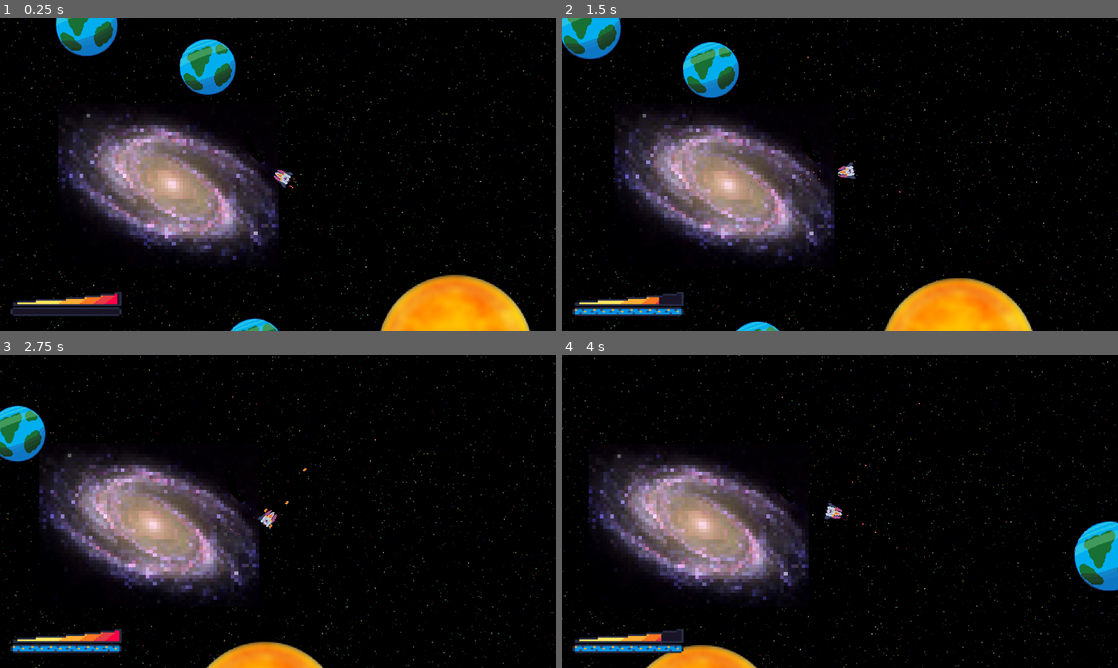
Above: before the commit, frames 1-4 (two rows, left to right).
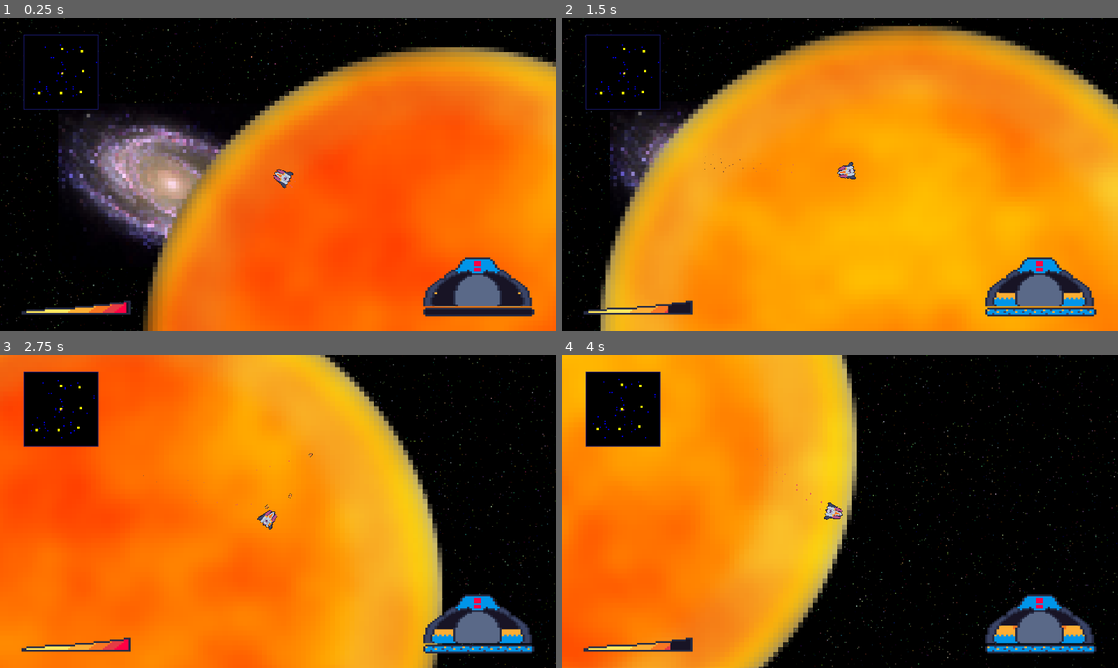
Above: after the commit, the same moments.

Repository: AdithaD/hyper-space-man-dx
Game: Godot game, scene res://main.tscn
The game is run twice, just before and just after one commit, with the same random seed, the same clock (stepped at 60 frames per second) and the same inputs.
Inputs (mouse positions are in pixels of both pictures, inside the frame that each line leads up to):
- Up to frame 1 (0.25 s): no input
- Up to frame 2 (1.5 s): move the mouse to (962, 158) at 0.52 s; hold Right mouse button (accelerate) 0.53-1.28 s; move the mouse to (728, 190) at 1.27 s; right-click (728, 190) at 1.35 s
- Up to frame 3 (2.75 s): move the mouse to (333, 442) at 2.02 s; press the mouse at (333, 442) at 2.03 s; right-click (333, 442) at 2.3 s
- Up to frame 4 (4 s): move the mouse to (812, 574) at 2.77 s; release the mouse at (812, 574) at 2.78 s; right-click (812, 574) at 2.85 s; move the mouse to (1006, 558) at 3.52 s; hold Right mouse button (accelerate) from 3.53 s (still down)

The runs differ from the first frame. In frame 1, 60% of the frame differs, in the area x 0-100%, y 0-100%; in frame 2, 79%; in frame 3, 75%; in frame 4, 51%.

Commit message:
over speed and minimap

Diff:
--- /dev/null
+++ b/LimitedTextureProgressBar.gd
@@ -0,0 +1,6 @@
+extends TextureProgressBar
+
+@export var limit = 64
+
+func set_ratio(new_ratio: float):
+	value = limit * new_ratio
--- a/gui.gd
+++ b/gui.gd
@@ -1,12 +1,23 @@
 extends Control
 
+@export var player : Player
 
+func _ready() -> void:
+	player.ship_engine.engine_burned.connect(_on_player_engine_burned)
 
-func _on_player_fuel_changed(_new_amount: int, ratio: float) -> void:
+func _on_player_engine_burned(_new_amount: int, ratio: float) -> void:
 	%FuelGauge.ratio = ratio
-	pass # Replace with function body.
-
 
 func _on_player_heat_changed(_new_amount: int, ratio: float) -> void:
 	%WeaponHeatGauge.ratio = ratio
-	pass # Replace with function body.
+
+func _physics_process(delta: float) -> void:
+	var speed_ratio = player.velocity.length() / player.max_speed
+	%SpeedGauge.set_ratio(speed_ratio)
+
+	if speed_ratio > 1.0:
+		if not $WarningSound.playing:
+			$WarningSound.play()
+	else:
+		if $WarningSound.playing:
+			$WarningSound.stop()
--- a/main.tscn
+++ b/main.tscn
@@ -1,10 +1,16 @@
-[gd_scene load_steps=12 format=3 uid="uid://bpcm5e32ovatf"]
+[gd_scene load_steps=21 format=3 uid="uid://bpcm5e32ovatf"]
 
 [ext_resource type="PackedScene" uid="uid://8lrhxnd33lcm" path="res://world/world.tscn" id="1_534u6"]
+[ext_resource type="Script" path="res://world/world.gd" id="2_mbc0m"]
 [ext_resource type="PackedScene" uid="uid://b5324c2o2kjct" path="res://player/player.tscn" id="2_xc4b4"]
 [ext_resource type="Texture2D" uid="uid://bt20iu0kp3cqw" path="res://gui/heat_bar/engine_heat_bar.png" id="3_1t8rx"]
 [ext_resource type="Script" path="res://gui.gd" id="3_t8cht"]
 [ext_resource type="Texture2D" uid="uid://wek4uypm10mf" path="res://gui/heat_bar/fuel_bar.png" id="4_asr30"]
+[ext_resource type="Texture2D" uid="uid://d38dv578bew6h" path="res://gui/heat_bar/speed_bar.png" id="7_o2d8a"]
+[ext_resource type="Script" path="res://LimitedTextureProgressBar.gd" id="8_66gcj"]
+[ext_resource type="AudioStream" uid="uid://dy00nbcu3gtxy" path="res://player/over_speed.wav" id="8_pmg8h"]
+[ext_resource type="Script" path="res://minimap.gd" id="10_rbyyy"]
+[ext_resource type="Script" path="res://minimap_draw.gd" id="11_l3mgi"]
 
 [sub_resource type="AtlasTexture" id="AtlasTexture_vj1n4"]
 atlas = ExtResource("3_1t8rx")
@@ -17,6 +23,18 @@
 [sub_resource type="AtlasTexture" id="AtlasTexture_282ky"]
 atlas = ExtResource("3_1t8rx")
 region = Rect2(0, 16, 48, 8)
+
+[sub_resource type="AtlasTexture" id="AtlasTexture_xpoag"]
+atlas = ExtResource("7_o2d8a")
+region = Rect2(0, 32, 48, 32)
+
+[sub_resource type="AtlasTexture" id="AtlasTexture_6yt8d"]
+atlas = ExtResource("7_o2d8a")
+region = Rect2(0, 0, 48, 32)
+
+[sub_resource type="AtlasTexture" id="AtlasTexture_hmya6"]
+atlas = ExtResource("7_o2d8a")
+region = Rect2(0, 64, 48, 32)
 
 [sub_resource type="AtlasTexture" id="AtlasTexture_3civj"]
 atlas = ExtResource("4_asr30")
@@ -33,14 +51,18 @@
 [node name="Main" type="Node"]
 
 [node name="World" parent="." instance=ExtResource("1_534u6")]
+script = ExtResource("2_mbc0m")
+maximum_gravity = 240.0
 
-[node name="Player" parent="." node_paths=PackedStringArray("cannon_points") instance=ExtResource("2_xc4b4")]
+[node name="Player" parent="." node_paths=PackedStringArray("world", "cannon_points") instance=ExtResource("2_xc4b4")]
 motion_mode = 1
+world = NodePath("../World")
+max_speed = 1500.0
 cannon_points = [NodePath("CannonPoint1"), NodePath("CannonPoint2")]
 
 [node name="CanvasLayer" type="CanvasLayer" parent="."]
 
-[node name="GUI" type="Control" parent="CanvasLayer"]
+[node name="GUI" type="Control" parent="CanvasLayer" node_paths=PackedStringArray("player")]
 layout_mode = 3
 anchors_preset = 15
 anchor_right = 1.0
@@ -48,38 +70,57 @@
 grow_horizontal = 2
 grow_vertical = 2
 script = ExtResource("3_t8cht")
+player = NodePath("../../Player")
 
-[node name="Control" type="Control" parent="CanvasLayer/GUI"]
+[node name="WarningSound" type="AudioStreamPlayer" parent="CanvasLayer/GUI"]
+stream = ExtResource("8_pmg8h")
+
+[node name="WeaponHeatGauge" type="TextureProgressBar" parent="CanvasLayer/GUI"]
+unique_name_in_owner = true
+custom_minimum_size = Vector2(384, 48)
 layout_mode = 1
 anchors_preset = 2
 anchor_top = 1.0
 anchor_bottom = 1.0
-offset_left = 36.0
-offset_top = -134.0
-offset_right = 420.0
-offset_bottom = -52.0
+offset_left = 67.0
+offset_top = -104.0
+offset_right = 451.0
+offset_bottom = -56.0
 grow_vertical = 0
-
-[node name="VBoxContainer" type="VBoxContainer" parent="CanvasLayer/GUI/Control"]
-layout_mode = 1
-anchors_preset = 2
-anchor_top = 1.0
-anchor_bottom = 1.0
-offset_top = -82.0
-offset_right = 384.0
-grow_vertical = 0
-
-[node name="WeaponHeatGauge" type="TextureProgressBar" parent="CanvasLayer/GUI/Control/VBoxContainer"]
-unique_name_in_owner = true
-custom_minimum_size = Vector2(384, 48)
-layout_mode = 2
 size_flags_horizontal = 0
 nine_patch_stretch = true
 texture_under = SubResource("AtlasTexture_vj1n4")
 texture_over = SubResource("AtlasTexture_ftqa5")
 texture_progress = SubResource("AtlasTexture_282ky")
 
-[node name="FuelGauge" type="TextureProgressBar" parent="CanvasLayer/GUI/Control/VBoxContainer"]
+[node name="VBoxContainer" type="VBoxContainer" parent="CanvasLayer/GUI"]
+layout_mode = 1
+anchors_preset = 3
+anchor_left = 1.0
+anchor_top = 1.0
+anchor_right = 1.0
+anchor_bottom = 1.0
+offset_left = -459.0
+offset_top = -277.0
+offset_right = -75.0
+offset_bottom = -51.0
+grow_horizontal = 0
+grow_vertical = 0
+
+[node name="SpeedGauge" type="TextureProgressBar" parent="CanvasLayer/GUI/VBoxContainer"]
+unique_name_in_owner = true
+custom_minimum_size = Vector2(288, 192)
+layout_mode = 2
+value = 64.0
+rounded = true
+fill_mode = 3
+nine_patch_stretch = true
+texture_under = SubResource("AtlasTexture_xpoag")
+texture_over = SubResource("AtlasTexture_6yt8d")
+texture_progress = SubResource("AtlasTexture_hmya6")
+script = ExtResource("8_66gcj")
+
+[node name="FuelGauge" type="TextureProgressBar" parent="CanvasLayer/GUI/VBoxContainer"]
 unique_name_in_owner = true
 custom_minimum_size = Vector2(0, 30)
 layout_mode = 2
@@ -88,5 +129,33 @@
 texture_over = SubResource("AtlasTexture_tuw8f")
 texture_progress = SubResource("AtlasTexture_8qcth")
 
-[connection signal="fuel_changed" from="Player" to="CanvasLayer/GUI" method="_on_player_fuel_changed"]
+[node name="SubViewportContainer" type="SubViewportContainer" parent="CanvasLayer/GUI"]
+visible = false
+layout_mode = 0
+offset_left = 83.0
+offset_top = 59.0
+offset_right = 337.0
+offset_bottom = 313.0
+
+[node name="SubViewport" type="SubViewport" parent="CanvasLayer/GUI/SubViewportContainer" node_paths=PackedStringArray("world", "player")]
+handle_input_locally = false
+render_target_update_mode = 0
+script = ExtResource("10_rbyyy")
+world = NodePath("../../../../World")
+player = NodePath("../../../../Player")
+
+[node name="Camera2D" type="Camera2D" parent="CanvasLayer/GUI/SubViewportContainer/SubViewport"]
+zoom = Vector2(0.01, 0.01)
+
+[node name="Minimap" type="Control" parent="CanvasLayer/GUI" node_paths=PackedStringArray("player")]
+anchors_preset = 0
+offset_left = 83.0
+offset_top = 59.0
+offset_right = 339.0
+offset_bottom = 315.0
+script = ExtResource("11_l3mgi")
+player = NodePath("../../../Player")
+grid_scale = 512
+grid_size = 64
+
 [connection signal="heat_changed" from="Player" to="CanvasLayer/GUI" method="_on_player_heat_changed"]
--- /dev/null
+++ b/minimap.gd
@@ -0,0 +1,13 @@
+extends SubViewport
+
+@export var world : World
+@export var player : Player
+
+@export var scale : float = 1.0
+
+func _ready() -> void:
+	world_2d = world.get_world_2d()
+
+func _physics_process(delta: float) -> void:
+	$Camera2D.global_position = player.global_position
+	pass
--- /dev/null
+++ b/minimap_draw.gd
@@ -0,0 +1,64 @@
+extends Control
+
+enum TILE {
+	PLAYER, PLANET, SUN, EMPTY
+}
+
+@export var player : Player
+
+@export var sun_size = 1024
+@export var grid_scale := 1024
+@export var grid_size := 10
+
+@onready var planets = get_tree().get_nodes_in_group("planet")
+@onready var suns  = get_tree().get_nodes_in_group("sun")
+
+var last_draw_position = Vector2i()
+
+func _physics_process(delta: float) -> void:
+	var player_pos = Vector2i(player.global_position / grid_scale)
+	if player_pos != last_draw_position:
+		last_draw_position = player_pos
+		planets = get_tree().get_nodes_in_group("planet")
+		suns  = get_tree().get_nodes_in_group("sun")
+		queue_redraw()
+
+func _draw() -> void:
+	var actual_size = size.x / grid_size
+
+	var grid = []
+	grid.resize(grid_size * grid_size)
+	grid.fill(TILE.EMPTY)
+
+
+	draw_rect(Rect2(Vector2(), size), Color.BLACK)
+	draw_rect(Rect2(Vector2(), size), Color.MIDNIGHT_BLUE, false, 2.0)
+
+	var _planets = planets.filter(func(x): return x.global_position.distance_to(player.global_position) < grid_scale * grid_size / 2) \
+							.map(func(x): return Vector2i((x.global_position - player.global_position) / grid_scale))
+
+	for p in _planets:
+		var i = (p.y + grid_size / 2)
+		var j = (p.x + grid_size / 2)
+		var index =  i * grid_size + j
+
+		draw_rect(Rect2(Vector2(j,i) * actual_size, Vector2(actual_size, actual_size)), Color.BLUE)
+		grid[index] = TILE.PLANET
+
+	var _suns = suns.filter(func(x): return x.global_position.distance_to(player.global_position) < grid_scale * grid_size / 2) \
+							.map(func(x): return Vector2i((x.global_position - player.global_position) / grid_scale))
+
+	for s in _suns:
+		var i = (s.y + grid_size / 2)
+		var j = (s.x + grid_size / 2)
+		var index =  i * grid_size + j
+		grid[index] = TILE.SUN
+
+		var _i = clamp(i - 1, 0, grid_size - 1)
+		var _j = clamp(j - 1, 0, grid_size - 1)
+		var sun_grid_size = max(1, sun_size / grid_scale)
+		draw_rect(Rect2(Vector2(_j, _i) * actual_size, Vector2(actual_size * sun_grid_size, actual_size * sun_grid_size)), Color.YELLOW)
+
+
+
+	draw_rect(Rect2(Vector2(grid_size / 2, grid_size / 2) * actual_size, Vector2(actual_size, actual_size)), Color.PURPLE)
--- a/player/engine_particle_process_material.tres
+++ b/player/engine_particle_process_material.tres
@@ -18,7 +18,6 @@
 particle_flag_disable_z = true
 angle_min = -59.1
 angle_max = 22.9
-inherit_velocity_ratio = 0.464
 direction = Vector3(-1, 0, 0)
 spread = 10.0
 initial_velocity_min = 86.05
--- a/player/player.gd
+++ b/player/player.gd
@@ -1,20 +1,19 @@
 extends CharacterBody2D
+class_name Player
 
 const SHOT = preload("res://player/shot.tscn")
 
 signal acceleration_changed(state:bool)
 
-signal fuel_changed(new_amount: int)
 signal heat_changed(new_amount: int)
 
-@export var acceleration := 500.0
+@export var world: World
+
+@export var ship_engine : ShipEngine
 @export var max_speed := 500.0
 @export var drag := 10.0
 
 @export var cannon_points : Array[Node2D] = []
-
-@export var maximum_fuel : float = 100.0
-@export var fuel_cost_per_second = 1.0
 
 @export var maximum_heat : float = 100.0
 @export var heat_drain_per_second = 15.0
@@ -27,11 +26,6 @@
 
 # State
 var is_mining := false
-
-@onready var current_fuel = maximum_fuel:
-	set(value):
-		current_fuel = value
-		fuel_changed.emit(current_fuel, current_fuel / maximum_fuel)
 
 @onready var heat = 100:
 	set(value):
@@ -52,8 +46,6 @@
 				$Camera2D.add_trauma(1.0)
 				$EngineJoltSound.play()
 
-			print("setting")
-
 func _ready() -> void:
 	$HeatCooloffTimer.wait_time = maximum_heat / heat_drain_per_second
 
@@ -73,16 +65,21 @@
 	if not is_zero_approx(heat):
 		heat -= min(heat, heat_drain_per_second * delta)
 
+	if world:
+		var gravity = world.get_gravity(global_position)
+		velocity += gravity * delta
+
+	if velocity.length() > max_speed:
+		$Camera2D.add_trauma(1.0 * delta)
+
 	look_at(get_global_mouse_position())
 	move_and_slide()
 
 func accelerate(delta):
 	var dir = (get_global_mouse_position() - global_position).normalized()
-	velocity += dir * acceleration * delta
-	velocity = velocity.limit_length(max_speed)
-
-	current_fuel -= fuel_cost_per_second * delta
-	#change_fuel(-fuel_cost)
+	var thrust = ship_engine.burn(delta, dir)
+	print(thrust)
+	velocity += thrust
 
 func shoot():
 	# select cannon point
--- a/player/player.tscn
+++ b/player/player.tscn
@@ -1,13 +1,21 @@
-[gd_scene load_steps=11 format=3 uid="uid://b5324c2o2kjct"]
+[gd_scene load_steps=13 format=3 uid="uid://b5324c2o2kjct"]
 
 [ext_resource type="Texture2D" uid="uid://dvqjx7kgltby" path="res://player/player.png" id="1_jem3x"]
 [ext_resource type="Script" path="res://player/player.gd" id="1_utgdb"]
 [ext_resource type="Material" uid="uid://c1nu5ip1icxal" path="res://player/engine_particle_process_material.tres" id="2_i7ooq"]
+[ext_resource type="Script" path="res://player/ship_engine.gd" id="2_sgfqe"]
 [ext_resource type="Script" path="res://player/player_camera.gd" id="4_hr172"]
 [ext_resource type="AudioStream" uid="uid://bysiyxxx3rsfd" path="res://player/engine_jolt.wav" id="5_cpwju"]
 [ext_resource type="AudioStream" uid="uid://btxvctrvs0t02" path="res://player/engine_sustain.wav" id="6_fatdb"]
 [ext_resource type="AudioStream" uid="uid://dja57jk2rq1h1" path="res://player/cooloff.wav" id="6_ygi07"]
 [ext_resource type="AudioStream" uid="uid://fxdxno4scui3" path="res://player/cannon_shot.wav" id="7_q38qb"]
+
+[sub_resource type="Resource" id="Resource_84uqs"]
+script = ExtResource("2_sgfqe")
+exhaust_velocity = 100000.0
+dry_mass = 50.0
+fuel_capacity = 100.0
+mass_flow_rate = 1.0
 
 [sub_resource type="CapsuleShape2D" id="CapsuleShape2D_t7nkm"]
 radius = 22.0
@@ -17,6 +25,7 @@
 
 [node name="Player" type="CharacterBody2D" node_paths=PackedStringArray("cannon_points")]
 script = ExtResource("1_utgdb")
+ship_engine = SubResource("Resource_84uqs")
 cannon_points = [NodePath("CannonPoint1"), NodePath("CannonPoint2")]
 
 [node name="EngineParticles1" type="GPUParticles2D" parent="."]
@@ -57,7 +66,7 @@
 [node name="EngineSustainSound" type="AudioStreamPlayer2D" parent="."]
 stream = ExtResource("6_fatdb")
 
-[node name="CannonCooloffSound" type="AudioStreamPlayer2D" parent="."]
+[node name="CannonCooloffSound" type="AudioStreamPlayer2D" parent="." groups=["player"]]
 stream = ExtResource("6_ygi07")
 
 [node name="CannonShotSound" type="AudioStreamPlayer2D" parent="."]
--- /dev/null
+++ b/player/ship_engine.gd
@@ -0,0 +1,35 @@
+extends Resource
+class_name ShipEngine
+
+signal engine_burned(current_fuel : float, fuel_ratio : float)
+
+@export var exhaust_velocity := 1.0
+
+@export var dry_mass := 5.0
+# fuel weight in kilos
+@export var fuel_capacity : float = 100.0
+
+@export var mass_flow_rate : float = 1.0
+
+var current_fuel := 0.0:
+	set(value):
+		current_fuel = clamp(value, 0, fuel_capacity)
+
+func _init(p_exhaust_velocity : float = 1.0, p_mass_flow_rate : float = 1.0, p_dry_mass : float = 5.0, p_fuel_capacity : float = 100.0) -> void:
+	exhaust_velocity = p_exhaust_velocity
+	dry_mass = p_dry_mass
+	fuel_capacity = p_fuel_capacity
+	mass_flow_rate = p_mass_flow_rate
+
+	current_fuel = fuel_capacity
+
+# conservation of momentum
+func burn(delta: float, direction: Vector2) -> Vector2:
+	var amount_of_mass_expelled := clampf(mass_flow_rate * delta, 0.0, current_fuel)
+
+	current_fuel -= amount_of_mass_expelled
+
+	var change_in_velocity = amount_of_mass_expelled * exhaust_velocity / (dry_mass + current_fuel)
+
+	engine_burned.emit(current_fuel, current_fuel / fuel_capacity)
+	return change_in_velocity * direction
--- a/project.godot
+++ b/project.godot
@@ -21,6 +21,13 @@
 window/stretch/mode="viewport"
 window/stretch/scale_mode="integer"
 mouse_cursor/custom_image="res://player/crosshair.png"
+
+[global_group]
+
+gravitator=""
+planet=""
+sun=""
+player=""
 
 [input]
 
--- a/world/solar_system/planet.tscn
+++ b/world/solar_system/planet.tscn
@@ -2,7 +2,11 @@
 
 [ext_resource type="Script" path="res://world/solar_system/planet.gd" id="1_ew6kb"]
 
-[node name="Planet" type="Node2D"]
+[node name="Planet" type="Node2D" groups=["gravitator", "planet"]]
 script = ExtResource("1_ew6kb")
+min_animation_speed = 1.0
+max_animation_speed = 1.5
+gravity = 1
 
 [node name="AnimatedSprite2D" type="AnimatedSprite2D" parent="."]
+scale = Vector2(4, 4)
--- a/world/solar_system/planets/sprites/planet00_frames.tres
+++ b/world/solar_system/planets/sprites/planet00_frames.tres
@@ -90,5 +90,5 @@
 }],
 "loop": true,
 "name": &"rotate",
-"speed": 5.0
+"speed": 1.0
 }]
--- a/world/solar_system/solar_system.gd
+++ b/world/solar_system/solar_system.gd
@@ -4,8 +4,8 @@
 @export var planet_sprites: Array[SpriteFrames]
 @export var planet_width : int
 
-@export var planet_min : float
-@export var planet_max : float
+@export var planet_min_scale : float
+@export var planet_max_scale : float
 
 @export var planet_randomness : float
 @export var planet_minerals_mean : float
@@ -19,8 +19,8 @@
 @export var sun_sprites : Array[SpriteFrames]
 @export var sun_width : int
 
-@export var sun_min : float
-@export var sun_max : float
+@export var sun_min_scale : float
+@export var sun_max_scale : float
 
 @export var sun_minerals_mean : float
 @export var sun_minerals_randomness : float
@@ -94,14 +94,14 @@
 
 func spawn_planet(n):
 	var spawn_pos = Vector2(randf_range(-1 * spread, spread), randf_range(-1 * spread, spread))
-	var spawn_grid_pos = (spawn_pos/((planet_width) + (planet_width * planet_randomness))).floor()
+	var spawn_grid_pos = (spawn_pos / ((planet_width) + (planet_width * planet_randomness))).floor()
 	if not planet_grid.has(spawn_grid_pos):
 
 		planet_grid[spawn_grid_pos] = true
 
 		var planet = planet_scene.instantiate()
 		add_child(planet)
-		var planet_scale = randf_range(planet_min, planet_max)
+		var planet_scale = randf_range(planet_min_scale, planet_max_scale)
 		var sprite = planet_sprites[randi()%len(planet_sprites)]
 
 		var amount_of_enemies = int(get_random_from_mean(planet_enemies_mean, planet_enemies_randomness))
@@ -116,7 +116,7 @@
 func spawn_sun():
 	sun = sun_scene.instantiate()
 	add_child(sun)
-	var sun_scale = randf_range(sun_min, sun_max)
+	var sun_scale = randf_range(sun_min_scale, sun_max_scale)
 	var sprite = sun_sprites[randi()%len(sun_sprites)]
 	var amount_of_enemies = int(get_random_from_mean(sun_enemies_mean, sun_enemies_randomness))
 	var amount_of_minerals = int(get_random_from_mean(sun_minerals_mean, sun_minerals_randomness))
--- a/world/solar_system/solar_system_scene.tscn
+++ b/world/solar_system/solar_system_scene.tscn
@@ -10,9 +10,9 @@
 script = ExtResource("1_srxdv")
 planet_scene = ExtResource("4_gk7i6")
 planet_sprites = Array[SpriteFrames]([ExtResource("2_b54y6")])
-planet_width = 128
-planet_min = 1.5
-planet_max = 2.0
+planet_width = 1024
+planet_min_scale = 1.5
+planet_max_scale = 2.0
 planet_randomness = 0.1
 planet_minerals_mean = 100.0
 planet_minerals_randomness = 0.2
@@ -20,9 +20,9 @@
 planet_enemies_randomness = 0.5
 sun_scene = ExtResource("5_nj5xh")
 sun_sprites = Array[SpriteFrames]([ExtResource("2_lm18m")])
-sun_width = 512
-sun_min = 4.0
-sun_max = 5.0
+sun_width = 2048
+sun_min_scale = 4.0
+sun_max_scale = 5.0
 sun_minerals_mean = 750.0
 sun_minerals_randomness = 0.3
 sun_enemies_mean = 5.0
--- a/world/solar_system/solar_system_spawner.gd
+++ b/world/solar_system/solar_system_spawner.gd
@@ -111,7 +111,7 @@
 			sun_grid[[goal_x_grid, goal_y_grid]] = true
 
 func start_spawn():
-	spawn(3, Vector2(1, 0), Vector2(0, 0), 5500)
-	spawn(3, Vector2(-1, 0), Vector2(0, 0),5500)
-	spawn(3, Vector2(0, 1), Vector2(0, 0), 5500)
-	spawn(3, Vector2(0,-1), Vector2(0, 0), 5500)
+	spawn(3, Vector2(1, 0), Vector2(0, 0), grid_size * 4)
+	spawn(3, Vector2(-1, 0), Vector2(0, 0),grid_size * 4)
+	spawn(3, Vector2(0, 1), Vector2(0, 0), grid_size * 4)
+	spawn(3, Vector2(0,-1), Vector2(0, 0), grid_size * 4)
--- a/world/solar_system/space_object.gd
+++ b/world/solar_system/space_object.gd
@@ -5,6 +5,8 @@
 
 @export var tooltip : String
 @export var no_minerals_tooltip : String
+
+@export var gravity = 100
 
 #var enemy = preload("res://Assets/Enemy/_Scenes/Enemy.tscn")
 var spawned_enemies = false
@@ -18,10 +20,13 @@
 @onready var sprite: AnimatedSprite2D = $AnimatedSprite2D
 
 func init(frames : SpriteFrames, amount_of_enemies: int, solar_name: String, minerals: int, new_scale: float = 1):
+
 	sprite.sprite_frames = frames
 	sprite.set_speed_scale(randi_range(min_animation_speed, max_animation_speed))
+
+	sprite.play("rotate")
 	sprite.set_frame(randi() % (sprite.sprite_frames.get_frame_count("rotate")))
-	sprite.play("rotate")
+
 
 	sprite.apply_scale(Vector2(new_scale, new_scale))
 	#$TerminatorSprite.apply_scale(Vector2(scale, scale))
@@ -106,3 +111,6 @@
 
 func get_planet_name():
 	return ""
+
+func get_gravity():
+	return gravity
--- a/world/solar_system/sun.tscn
+++ b/world/solar_system/sun.tscn
@@ -2,7 +2,11 @@
 
 [ext_resource type="Script" path="res://world/solar_system/space_object.gd" id="1_u6t43"]
 
-[node name="Sun" type="Node2D"]
+[node name="Sun" type="Node2D" groups=["gravitator", "sun"]]
 script = ExtResource("1_u6t43")
+min_animation_speed = 1.0
+max_animation_speed = 1.5
+gravity = 8
 
 [node name="AnimatedSprite2D" type="AnimatedSprite2D" parent="."]
+scale = Vector2(4, 4)
--- a/world/solar_system/sun/sprites/sun_frames.tres
+++ b/world/solar_system/sun/sprites/sun_frames.tres
@@ -83,5 +83,5 @@
 }],
 "loop": true,
 "name": &"rotate",
-"speed": 5.0
+"speed": 1.0
 }]
--- /dev/null
+++ b/world/world.gd
@@ -0,0 +1,16 @@
+extends Node2D
+class_name World
+
+@export var gravity_cutoff = 1000
+@export var gravitational_constant = 10000000
+@export var maximum_gravity = 40.0
+
+func get_gravity(origin: Vector2) -> Vector2:
+	return get_tree().get_nodes_in_group("gravitator") \
+		.filter(func(node): return node.global_position.distance_to(origin) < gravity_cutoff) \
+		.map(func(node): return _newtonian_gravity(origin, node.global_position, node.get_gravity())) \
+		.reduce(func(acc, x): return acc + x, Vector2.ZERO) \
+		.limit_length(maximum_gravity)
+
+func _newtonian_gravity(origin: Vector2, gravitator_position: Vector2, strength: float) -> Vector2:
+	return origin.direction_to(gravitator_position) * ((gravitational_constant * strength) / max(10, origin.distance_squared_to(gravitator_position)))
--- a/world/world.tscn
+++ b/world/world.tscn
@@ -14,14 +14,14 @@
 scale = Vector2(2, 2)
 texture = ExtResource("1_t7s4i")
 
-[node name="SolarSystems" type="Node2D" parent="."]
+[node name="SolarSystemSpawner" type="Node2D" parent="."]
 script = ExtResource("2_kkegu")
 solar_system_scene = ExtResource("3_re62x")
-grid_size = 1250
-min_distance = 6000
-max_distance = 16000
+grid_size = 5000
+min_distance = 24000
+max_distance = 64000
 min_planets = 5
 max_planets = 8
-min_solar_range = 1150
-max_solar_range = 1750
+min_solar_range = 6000
+max_solar_range = 10000
 solar_system_randomness = 0.3
Binary file added: gui/heat_bar/speed_bar.png
Not shown, added: gui/heat_bar/speed_bar.png.import
Not shown, added: player/over_speed.wav.import
Not shown, added: player/over_speed.wav
